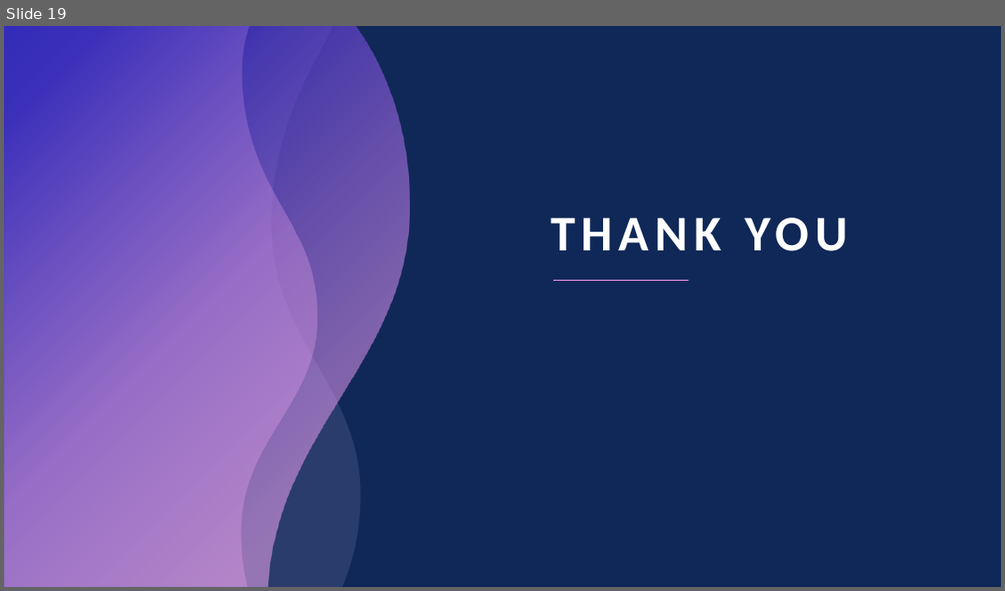
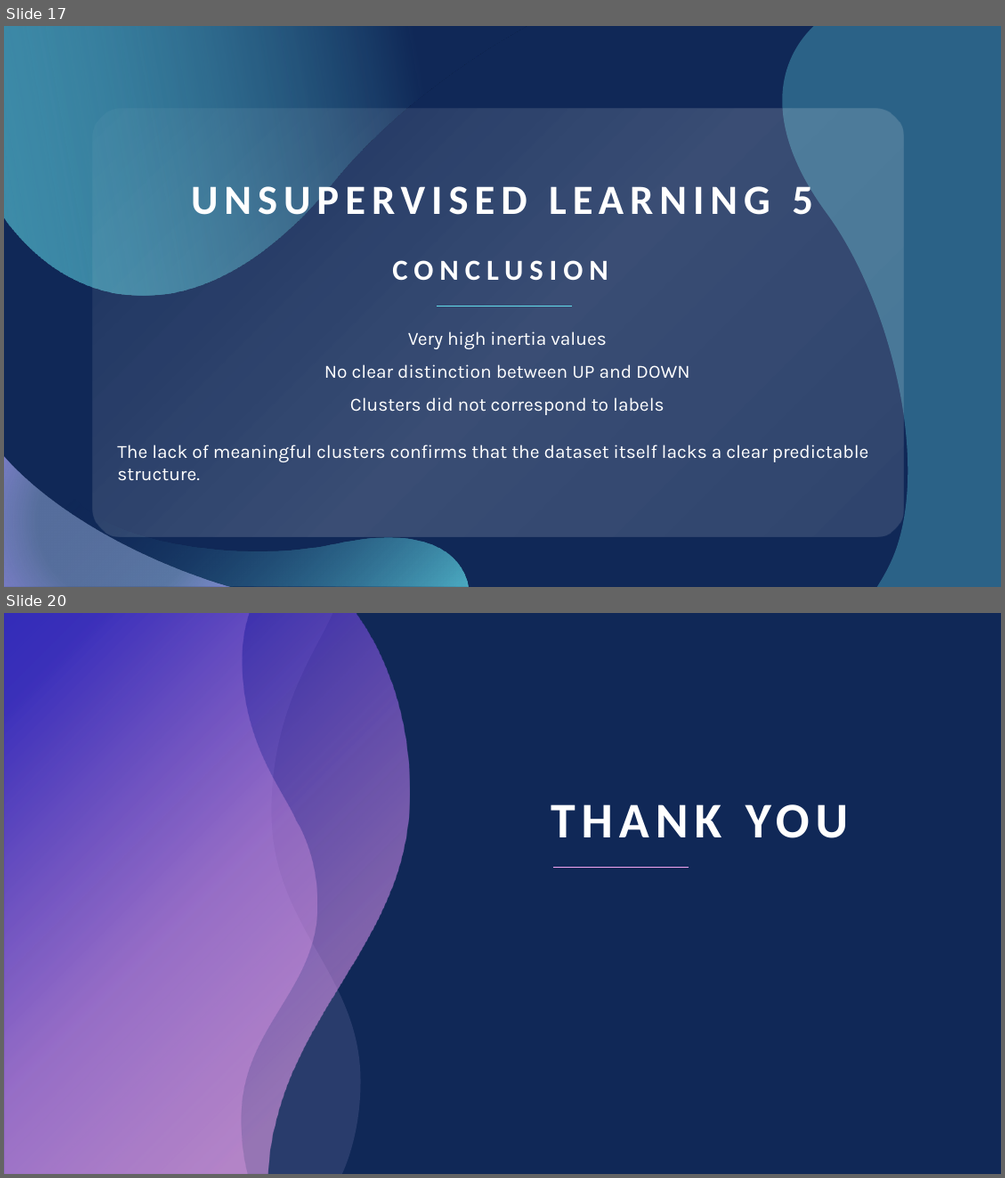
Before and after one commit to liuYousefKahwaji/CSCI441Project, a slide deck: CSCI441 Project Presentation.pptx. Shown one above the other, each under a label of ours: slide 19 before the commit, slides 17 and 20 after it; the slides between them are not shown. The pictures are 1005x591 and 1005x1178 pixels, drawn with LibreOffice and Linux fonts; fonts in the diff are those of the drawing. Boxes give left, top, right and bottom in pixels: in the first picture for what was removed or moved away, otherwise in the second. Text is boxed around its words. In the diff, an @@ line names an element or a change of style, - is before the commit and + after.

```diff
--- a/CSCI441 Project Presentation.pptx
+++ b/CSCI441 Project Presentation.pptx
@@ slide 17 added at box(4, 26, 1001, 587), background #102857 @@
@@ freeform shape added at box(4, 26, 526, 296), fill gradient #102857 to #64DFED @@
@@ freeform shape added at box(783, 26, 1001, 587), fill #64DFED at 32% opacity @@
@@ rounded rectangle added at box(93, 108, 904, 537), fill gradient #FFFFFF @@
@@ text added at box(191, 179, 813, 224), 40 pt, text #FFFFFF, bold @@
+UNSUPERVISED LEARNING 5
@@ text added at box(392, 260, 608, 281), 28 pt, text #FFFFFF, bold @@
+CONCLUSION
@@ line added from (572, 306) to (437, 306), #64DFED 0.5 pt @@
@@ text added at box(324, 331, 690, 415), 18 pt, text #FFFFFF @@
+Very high inertia values
+No clear distinction between UP and DOWN
+Clusters did not correspond to labels
@@ freeform shape added at box(4, 423, 469, 587), fill gradient #64DFED to #102857 @@
@@ subtitle added at box(117, 444, 869, 481), 18 pt, text #FFFFFF @@
+The lack of meaningful clusters confirms that the dataset itself lacks a clear predictable structure.
@@ freeform shape added at box(4, 456, 231, 587), fill gradient #ABC3F0 to #AAA5F9 @@
@@ what was slide 19 is now slide 20 @@
```
Also in this commit, not shown: 2 slides changed, 6 other slides added, 6 slides removed.
